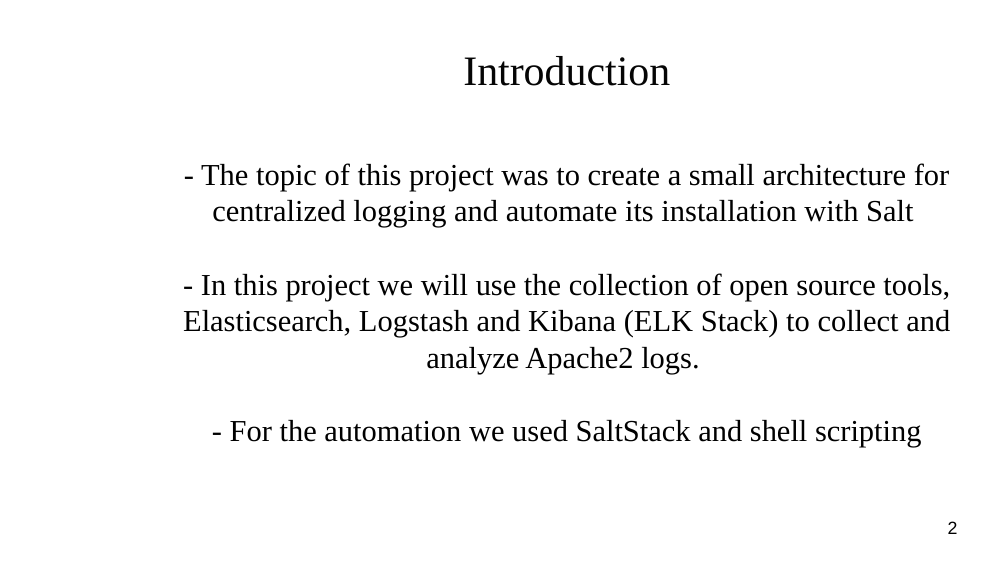
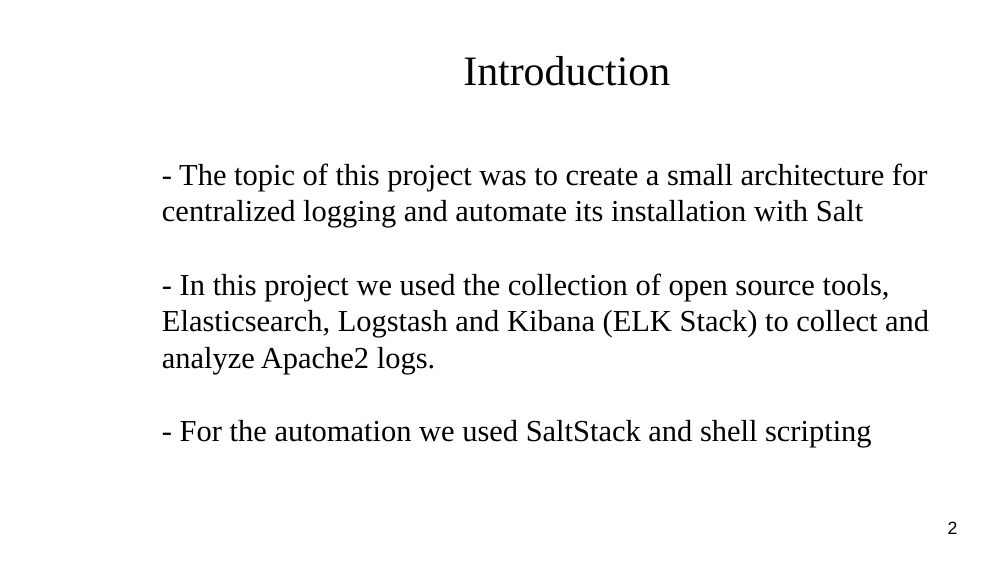
Before and after one commit to niinavi/Jarjestelmaprojekti, a slide deck: slide 2 of project_management/Presentation.odp. Drawn at 1008x567 pixels with LibreOffice and Linux fonts; fonts in the diff are those of the drawing; background and template pictures are left out. Boxes give left, top, right and bottom in pixels: in the first picture for what was removed or moved away, otherwise in the second. Text is boxed around its words. In the diff, an @@ line names an element or a change of style, - is before the commit and + after.

Commit message:
typos

```diff
--- a/project_management/Presentation.odp
+++ b/project_management/Presentation.odp
@@ subtitle at (x1=162, y1=163, x2=928, y2=447): alignment centre to left @@
@@ subtitle at (x1=162, y1=273, x2=929, y2=374): text changed @@
-- In this project we will use the collection of open source tools, Elasticsearch, Logstash and Kibana (ELK Stack) to collect and analyze Apache2 logs.
+- In this project we used the collection of open source tools, Elasticsearch, Logstash and Kibana (ELK Stack) to collect and analyze Apache2 logs.
```
Also in this commit, not shown: 4 other slides changed.
